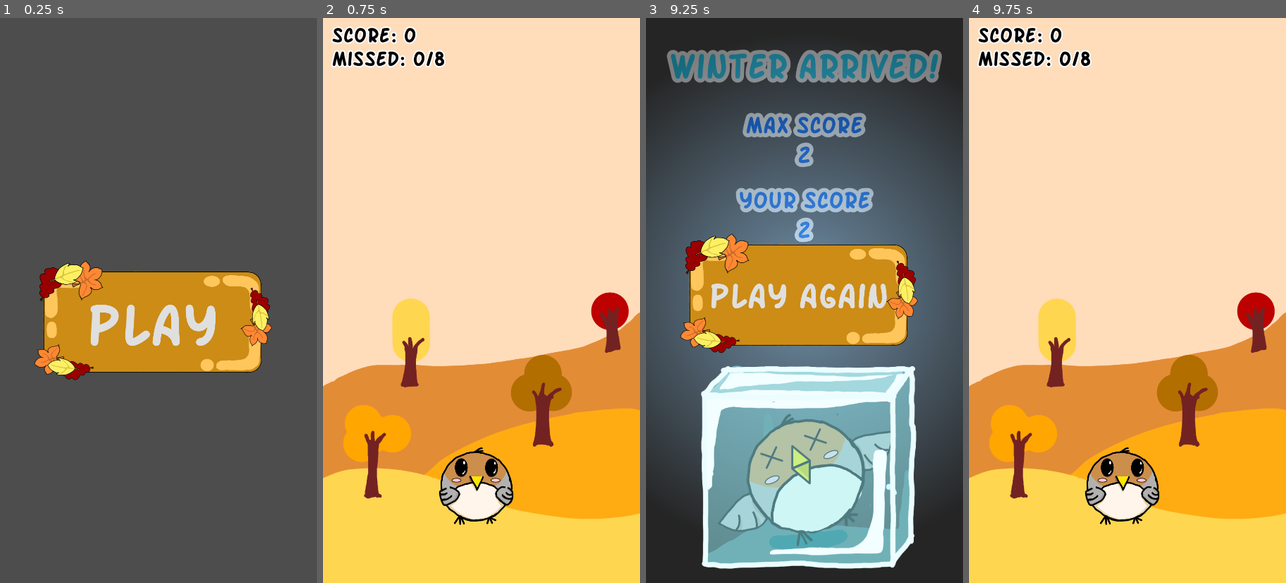
Above: before the commit, frames 1-4 (left to right).
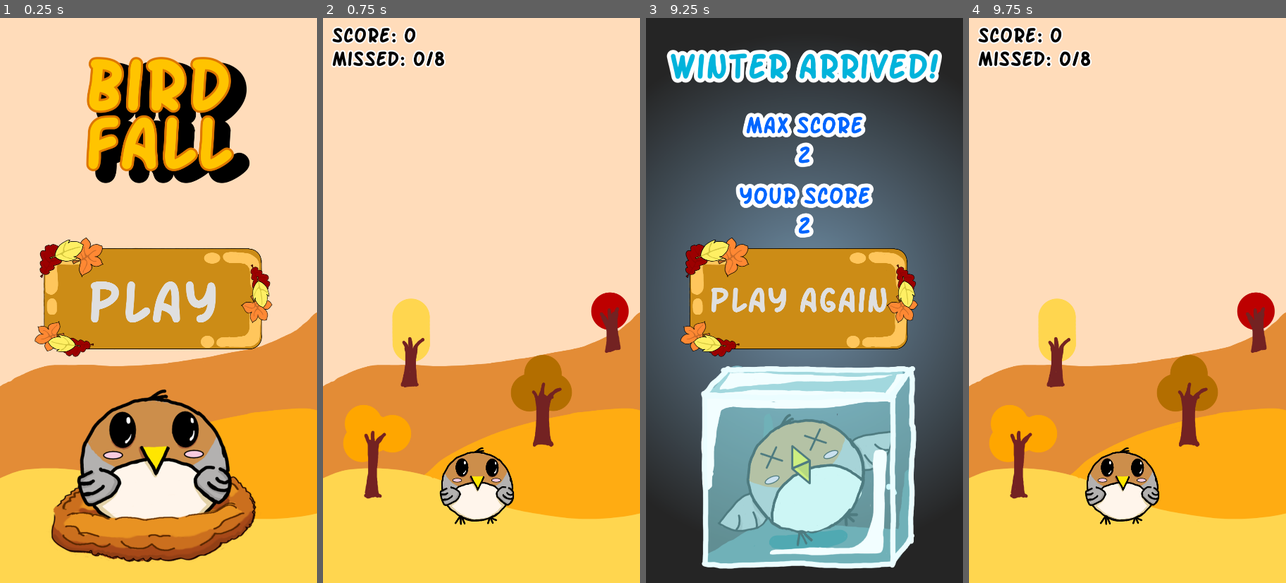
Above: after the commit, the same moments.

Repository: ezhor/Bird-Fall
Game: Godot game, scene res://Scenes/main.tscn
Two runs of this game, one before a commit and one after it. Both use one fixed random seed, a clock stepped at 60 frames per second and the inputs below.
Inputs (mouse positions are in pixels of both pictures, inside the frame that each line leads up to):
- Up to frame 1 (0.25 s): no input
- Up to frame 2 (0.75 s): click "Play" at 0.5 s
- Up to frame 3 (9.25 s): tap Enter at 1.25 s; move the mouse to (874, 272) at 1.27 s; click (874, 272) at 1.42 s; move the mouse to (741, 328) at 2.02 s; click (741, 328) at 2.17 s; move the mouse to (836, 176) at 2.77 s; click (836, 176) at 2.92 s; move the mouse to (788, 413) at 3.52 s; click (788, 413) at 3.67 s; move the mouse to (899, 385) at 4.27 s; click (899, 385) at 4.42 s; move the mouse to (709, 215) at 5.02 s; click (709, 215) at 5.17 s; move the mouse to (820, 300) at 5.77 s; click (820, 300) at 5.92 s; move the mouse to (756, 159) at 6.52 s; click (756, 159) at 6.67 s; move the mouse to (874, 272) at 7.27 s; click (874, 272) at 7.42 s; move the mouse to (741, 328) at 8.02 s; click (741, 328) at 8.17 s; move the mouse to (836, 176) at 8.77 s; click (836, 176) at 8.92 s
- Up to frame 4 (9.75 s): click "Play again" at 9.5 s

The runs differ from the first frame. In frame 1, 95% of the frame differs, in the area x 0-100%, y 0-100%; in frame 2, 0.5%; in frame 3, 12%; in frame 4, nothing differs.

Commit message:
Main menu background import

Diff:
--- a/Scenes/game_over.tscn
+++ b/Scenes/game_over.tscn
@@ -11,11 +11,15 @@
 max_score_label = NodePath("MaxScoreLabel")
 score_label = NodePath("YourScoreLabel")
 
+[node name="Background" type="Sprite2D" parent="." unique_id=1017287447]
+position = Vector2(540, 960)
+texture = ExtResource("1_14u15")
+
 [node name="WinterArrivedLabel" type="Label" parent="." unique_id=1445301861]
 offset_top = 80.0
 offset_right = 1080.0
 offset_bottom = 245.0
-theme_override_colors/font_color = Color(0.17000002, 0.8478333, 1, 1)
+theme_override_colors/font_color = Color(0, 0.7023333, 0.86, 1)
 theme_override_colors/font_outline_color = Color(1, 1, 1, 1)
 theme_override_constants/outline_size = 54
 theme_override_fonts/font = ExtResource("1_eoghk")
@@ -32,30 +36,30 @@
 theme_override_constants/outline_size = 54
 theme_override_fonts/font = ExtResource("1_eoghk")
 theme_override_font_sizes/font_size = 80
+text = "Max score
+0"
 horizontal_alignment = 1
 vertical_alignment = 1
 
 [node name="YourScoreLabel" type="Label" parent="." unique_id=1274060157]
-offset_top = 539.0
+offset_top = 524.0
 offset_right = 1080.0
-offset_bottom = 786.0
+offset_bottom = 771.0
 theme_override_colors/font_color = Color(0, 0.39999986, 1, 1)
 theme_override_colors/font_outline_color = Color(1, 1, 1, 1)
 theme_override_constants/outline_size = 54
 theme_override_fonts/font = ExtResource("1_eoghk")
 theme_override_font_sizes/font_size = 80
+text = "Your score
+0"
 horizontal_alignment = 1
 vertical_alignment = 1
 
-[node name="Sprite2D" type="Sprite2D" parent="." unique_id=1017287447]
-position = Vector2(540, 960)
-texture = ExtResource("1_14u15")
-
 [node name="PlayButton" type="Button" parent="." unique_id=1181957224]
 offset_left = 109.0
-offset_top = 727.0
+offset_top = 740.0
 offset_right = 1141.0
-offset_bottom = 1247.0
+offset_bottom = 1260.0
 scale = Vector2(0.8, 0.8)
 theme_override_fonts/font = ExtResource("1_eoghk")
 theme_override_font_sizes/font_size = 150
--- a/Scenes/main.tscn
+++ b/Scenes/main.tscn
@@ -3,14 +3,19 @@
 [ext_resource type="FontFile" uid="uid://1a4cg51d2wmx" path="res://Fonts/SF_Arch_Rival_Bold.ttf" id="1_8gbba"]
 [ext_resource type="Texture2D" uid="uid://ckjunflr4ba7j" path="res://Sprites/button_background.png" id="2_jjvhh"]
 [ext_resource type="Script" uid="uid://cdpmeyieh3k3l" path="res://Scripts/LoadGameButton.gd" id="3_kry3j"]
+[ext_resource type="Texture2D" uid="uid://0rttynewiubw" path="res://Sprites/main_background.png" id="4_jjvhh"]
 
 [node name="Main" type="Node2D" unique_id=577748787]
 
+[node name="Background" type="Sprite2D" parent="." unique_id=1827065864]
+position = Vector2(540, 960)
+texture = ExtResource("4_jjvhh")
+
 [node name="PlayButton" type="Button" parent="." unique_id=329019530]
-offset_left = 109.0
-offset_top = 819.0
-offset_right = 1141.0
-offset_bottom = 1339.0
+offset_left = 110.0
+offset_top = 740.0
+offset_right = 1142.0
+offset_bottom = 1260.0
 scale = Vector2(0.8, 0.8)
 theme_override_fonts/font = ExtResource("1_8gbba")
 theme_override_font_sizes/font_size = 250
@@ -20,4 +25,22 @@
 icon_alignment = 1
 script = ExtResource("3_kry3j")
 
+[node name="Label" type="Label" parent="." unique_id=569082926]
+offset_right = 1080.0
+offset_bottom = 609.0
+theme_override_colors/font_color = Color(1, 0.76862746, 0, 1)
+theme_override_colors/font_shadow_color = Color(0, 0, 0, 1)
+theme_override_colors/font_outline_color = Color(0.87058824, 0.4627451, 0, 1)
+theme_override_constants/line_spacing = -105
+theme_override_constants/shadow_offset_x = 42
+theme_override_constants/shadow_offset_y = 29
+theme_override_constants/outline_size = 30
+theme_override_constants/shadow_outline_size = 75
+theme_override_fonts/font = ExtResource("1_8gbba")
+theme_override_font_sizes/font_size = 250
+text = "Bird
+Fall"
+horizontal_alignment = 1
+vertical_alignment = 1
+
 [connection signal="button_down" from="PlayButton" to="PlayButton" method="_on_button_down"]
Not shown, added: Sprites/main_background.png.import
